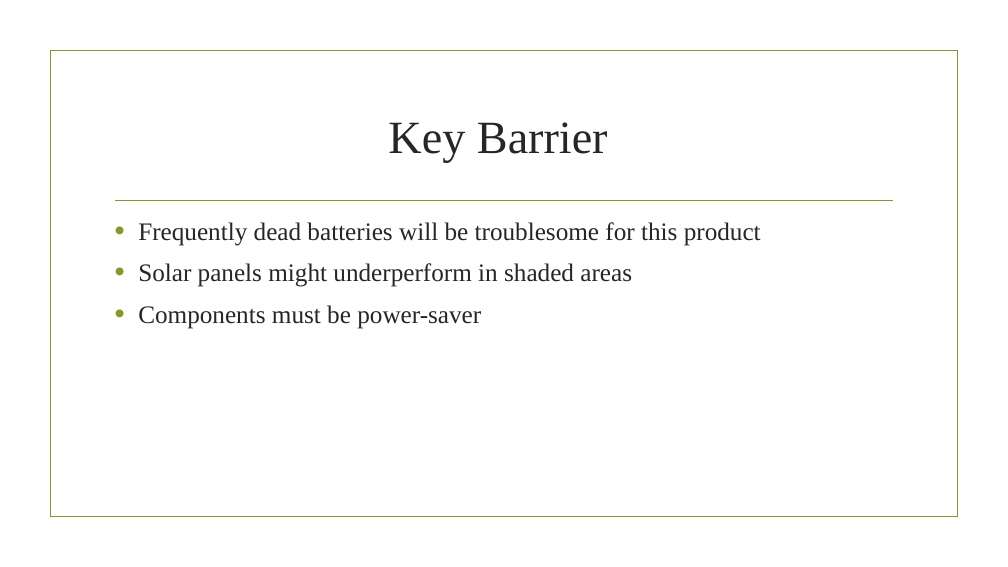
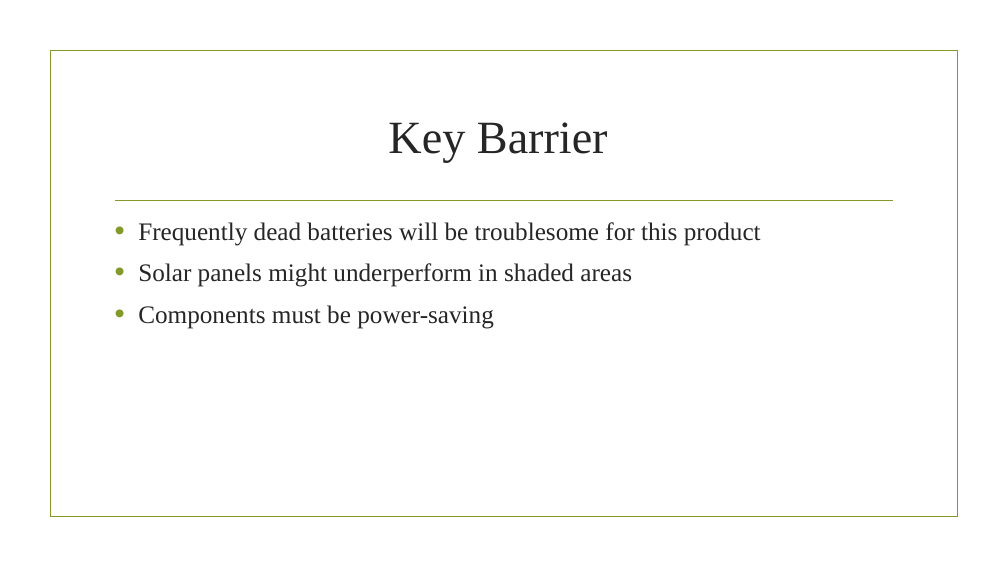
Before and after one commit to johnkmj/tufts_comp50_shared, a slide deck: slide 6 of HW1/HW1.pptx. Drawn at 1008x567 pixels with LibreOffice and Linux fonts; fonts in the diff are those of the drawing; background and template pictures are left out. Boxes give left, top, right and bottom in pixels: in the first picture for what was removed or moved away, otherwise in the second. Text is boxed around its words. In the diff, an @@ line names an element or a change of style, - is before the commit and + after.

```diff
--- a/HW1/HW1.pptx
+++ b/HW1/HW1.pptx
@@ text at <box>138,305,494,329</box>: text changed @@
-• Components must be power-saver
+• Components must be power-saving
```
Also in this commit, not shown: 14 other files.
